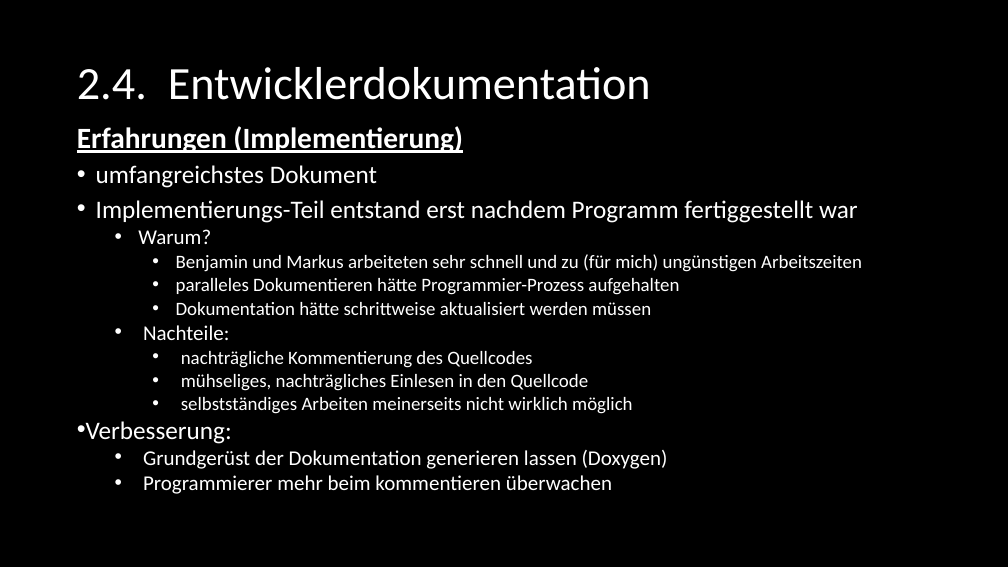
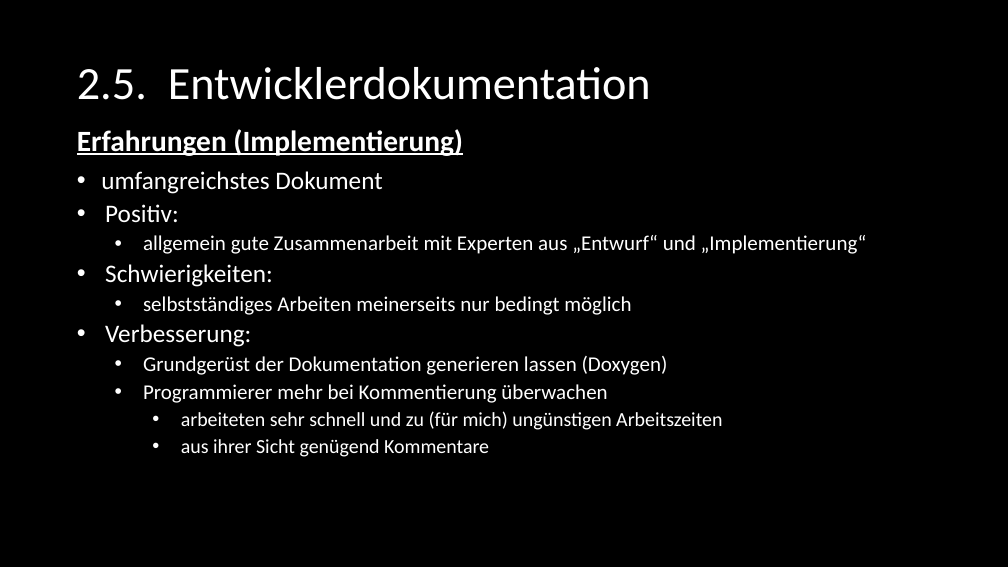
Before and after one commit to SE-Beleggruppe/Beleg_Planung, a slide deck: slide 21 of Präsentation/Felix - Dokumentation/SE_Dokumentation.pptx (slide 22 before the commit). Drawn at 1008x567 pixels with LibreOffice and Linux fonts; fonts in the diff are those of the drawing. Boxes give left, top, right and bottom in pixels: in the first picture for what was removed or moved away, otherwise in the second. Text is boxed around its words. In the diff, an @@ line names an element or a change of style, - is before the commit and + after.

Commit message:
Präsentation Dokumentation

```diff
--- a/Präsentation/Felix - Dokumentation/SE_Dokumentation.pptx
+++ b/Präsentation/Felix - Dokumentation/SE_Dokumentation.pptx
@@ title at bbox=[77, 67, 651, 100]: text changed @@
-2.4. Entwicklerdokumentation
+2.5. Entwicklerdokumentation
@@ text at bbox=[77, 129, 668, 375]: line spacing 0.8 to 0.9; indent changed @@
@@ text at bbox=[105, 204, 867, 315]: text changed; size 18 to 20 pt @@
-• Implementierungs-Teil entstand erst nachdem Programm fertiggestellt war
-  • Warum?
-    • Benjamin und Markus arbeiteten sehr schnell und zu (für mich) ungünstigen Arbeitszeiten
-    • paralleles Dokumentieren hätte Programmier-Prozess aufgehalten
-    • Dokumentation hätte schrittweise aktualisiert werden müssen
-      • Nachteile:
-        • nachträgliche Kommentierung des Quellcodes
-        • mühseliges, nachträgliches Einlesen in den Quellcode
-        • selbstständiges Arbeiten meinerseits nicht wirklich möglich
+        • Positiv:
+          • allgemein gute Zusammenarbeit mit Experten aus „Entwurf“ und „Implementierung“
+          • Schwierigkeiten:
+            • selbstständiges Arbeiten meinerseits nur bedingt möglich
@@ text at bbox=[143, 384, 722, 457]: text changed; size 20 to 19 pt @@
-            • Programmierer mehr beim kommentieren überwachen
+            • Programmierer mehr bei Kommentierung überwachen
+              • arbeiteten sehr schnell und zu (für mich) ungünstigen Arbeitszeiten
+              • aus ihrer Sicht genügend Kommentare
```
Also in this commit, not shown: 16 other slides changed, 2 slides added, 4 slides removed, 3 other files.
